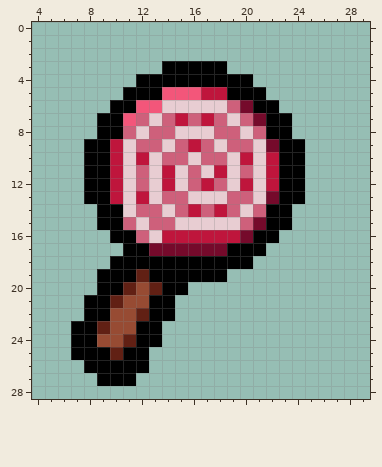
Pixel-art sprite, stored at resources/gfx/familiar/lollipop_familiar.png. The picture above is the old version.
The file is 32x32 pixels. Shown: x 4..29, y 0..28.
After:
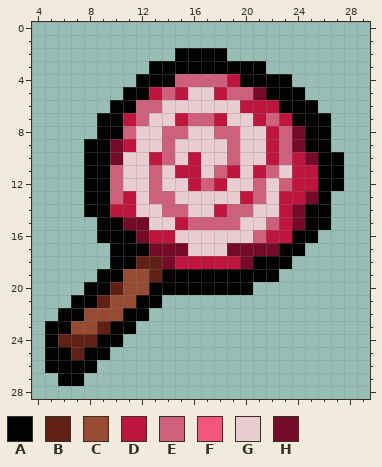
Palette (. is transparent): A #000000  B #612014  C #974b33  D #bf153c  E #ce607b  F #f3567a  G #e8cdd2  H #750a2b
Changes in this commit:
Changed rows in their new state; - is an unchanged pixel.
first column x 5:
 2 ----------AAAA---------
 3 --------A-----AAA------
 4 ----------EEEED-AAA----
 5 --------DEDGG-EEHAAA---
 6 -------EE-----GDDDAAA--
 7 ------D--G--ED-GDEDAAA-
 8 --------G-E-----GDEHAA-
 9 -----HDGGEGGG--G-DEHAA-
10 -----H-GD-GDGGEG--EDHAA
11 -----E-GEGDD-EDGDEGDDAA
12 -----E-GEG-DED-GEGEDDAA
13 -----EDGE-G---GDEGDDHA-
14 ---A-DDGGE-GG--EGGDHAA-
15 ------HHGGDEEEEGGEDHAA-
16 ----A--HD-GGGGGGEDDAA--
17 -----A-----GGGHHHHAA---
18 -------BBHDDDDDHAAA----
19 ------CCB-----AAAA-----
20 ---A-BC-A--AAAAA-------
21 --A-BC-A-.-------------
22 -AACC-AA..-------------
23 AACC-AA..--------------
24 ABBBAA...--------------
25 AAB--...---------------
26 AAA-....---------------
27 -AA-...----------------
